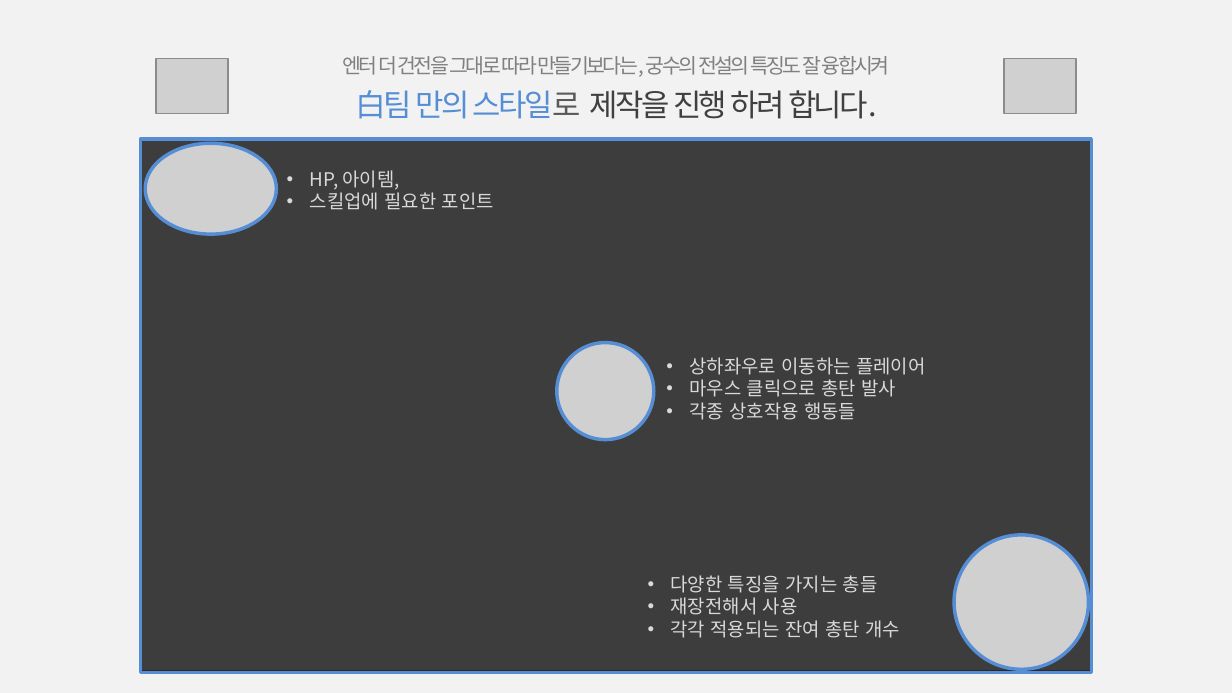
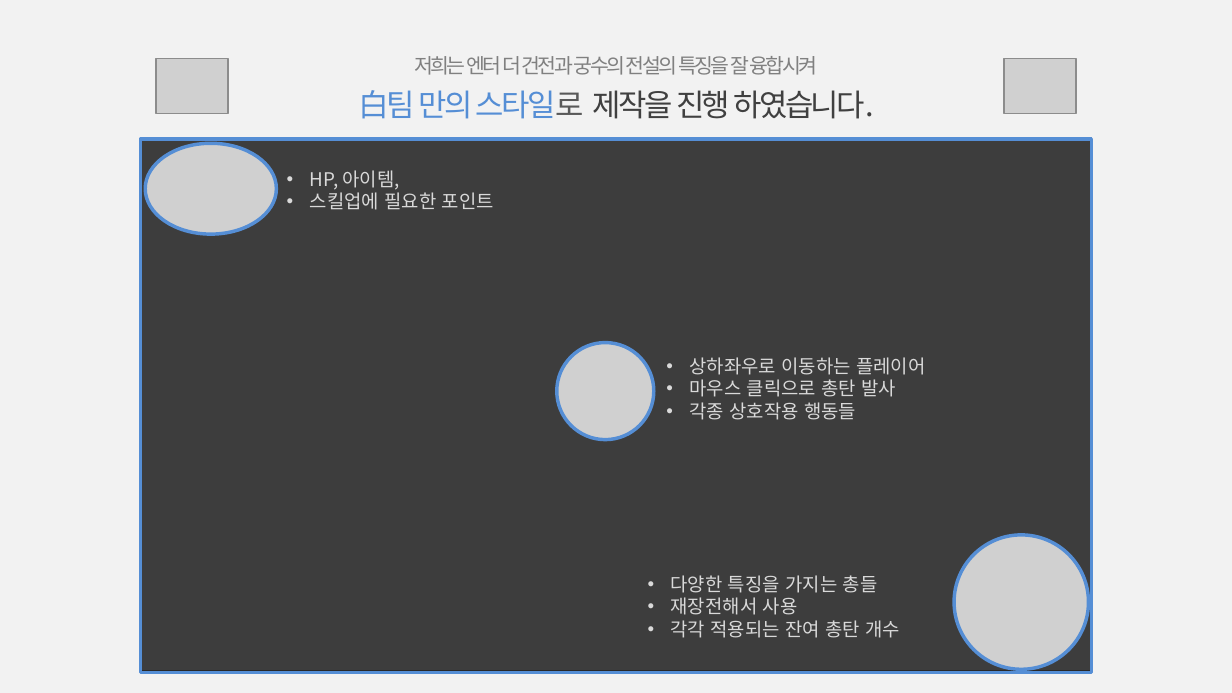
Before and after one commit to Hanel99/inha_1stproject, a slide deck: slide 3 of 기타/1차중간프로젝트_최종발표_白팀_강석진윤준혁.pptx. Drawn at 1232x693 pixels with LibreOffice and Linux fonts; fonts in the diff are those of the drawing; grey boxes stand for pictures. Boxes give left, top, right and bottom in pixels: in the first picture for what was removed or moved away, otherwise in the second. Text is boxed around its words. In the diff, an @@ line names an element or a change of style, - is before the commit and + after.

Commit message:
ui제작

```diff
--- a/기타/1차중간프로젝트_최종발표_白팀_강석진윤준혁.pptx
+++ b/기타/1차중간프로젝트_최종발표_白팀_강석진윤준혁.pptx
@@ text at (358, 56, 874, 119): text changed @@
-엔터 더 건전을 그대로 따라 만들기보다는, 궁수의 전설의 특징도 잘 융합시켜
-白팀 만의 스타일로 제작을 진행 하려 합니다.
+저희는 엔터 더 건전과 궁수의 전설의 특징을 잘 융합시켜
+白팀 만의 스타일로 제작을 진행 하였습니다.
```
Also in this commit, not shown: 1 other slide changed, 14 other files.
